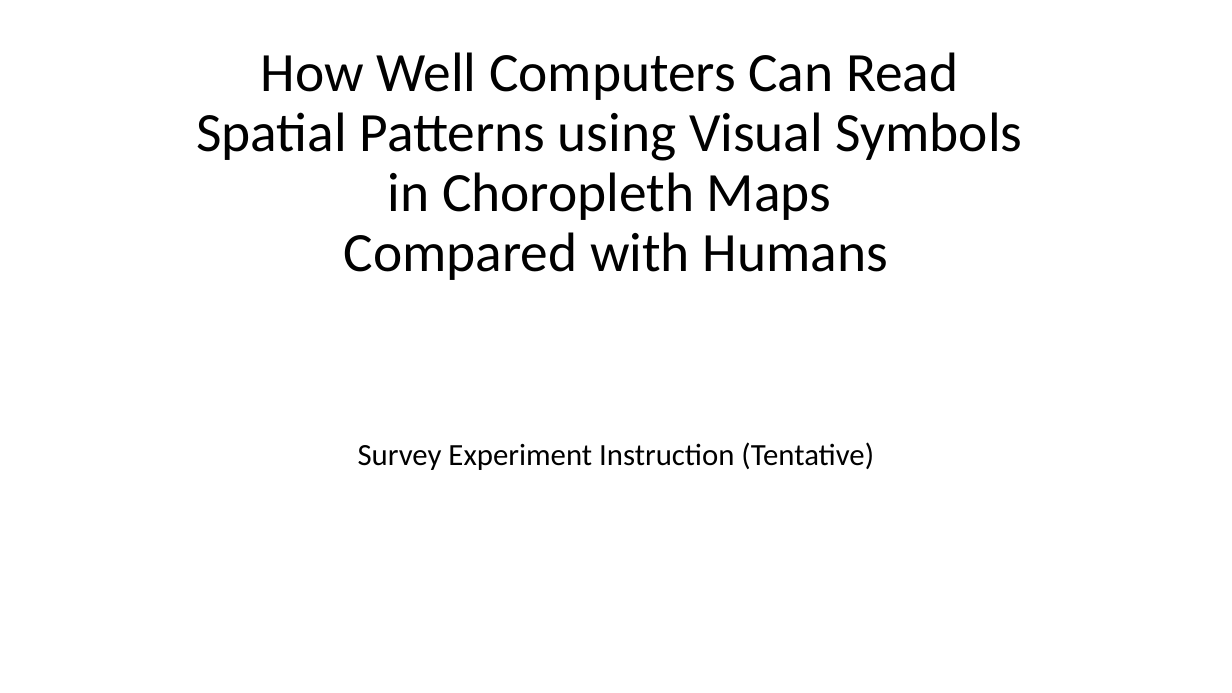
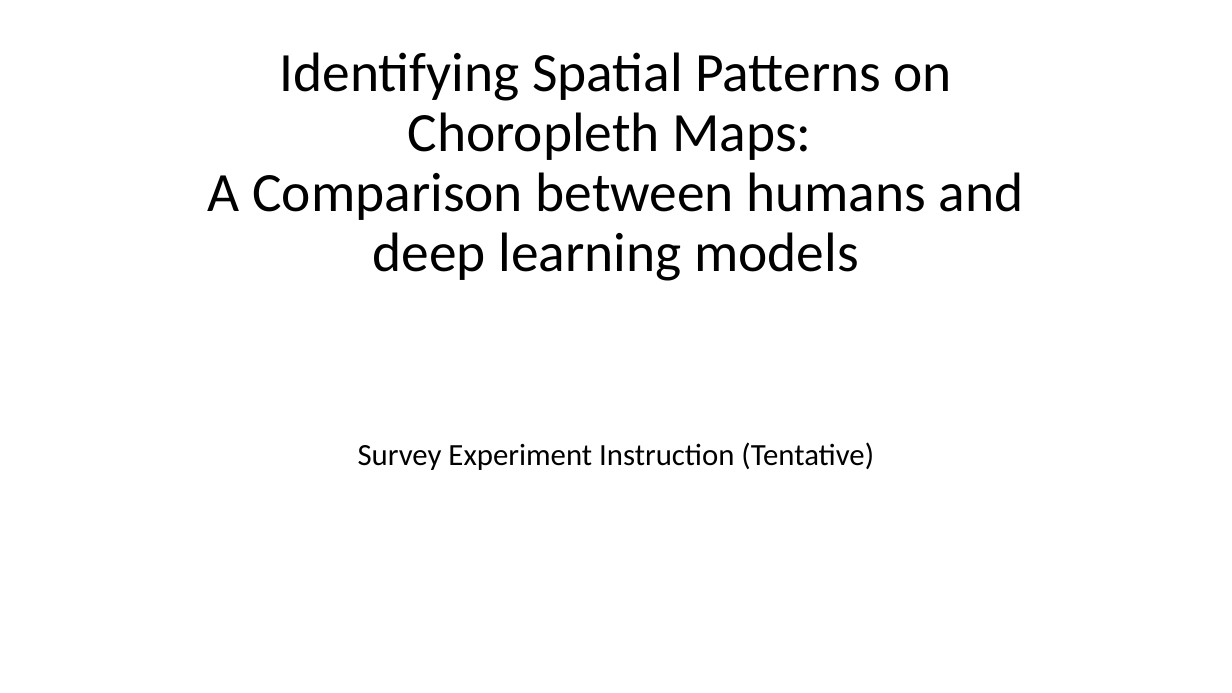
Before and after one commit to JialinLiOSU/choroColorRead, a slide deck: slide 1 of irb/Documents/Instructions - ScreenShots.pptx. Drawn at 1232x693 pixels with LibreOffice and Linux fonts; fonts in the diff are those of the drawing. Boxes give left, top, right and bottom in pixels: in the first picture for what was removed or moved away, otherwise in the second. Text is boxed around its words. In the diff, an @@ line names an element or a change of style, - is before the commit and + after.

```diff
--- a/irb/Documents/Instructions - ScreenShots.pptx
+++ b/irb/Documents/Instructions - ScreenShots.pptx
@@ title at bbox=[208, 52, 1024, 281]: text changed @@
-How Well Computers Can Read
-Spatial Patterns using Visual Symbols
-in Choropleth Maps
-Compared with Humans
+Identifying Spatial Patterns on Choropleth Maps:
+A Comparison between humans and deep learning models
```
Also in this commit, not shown: 1 other slide changed, 5 slides added, 8 other files.
